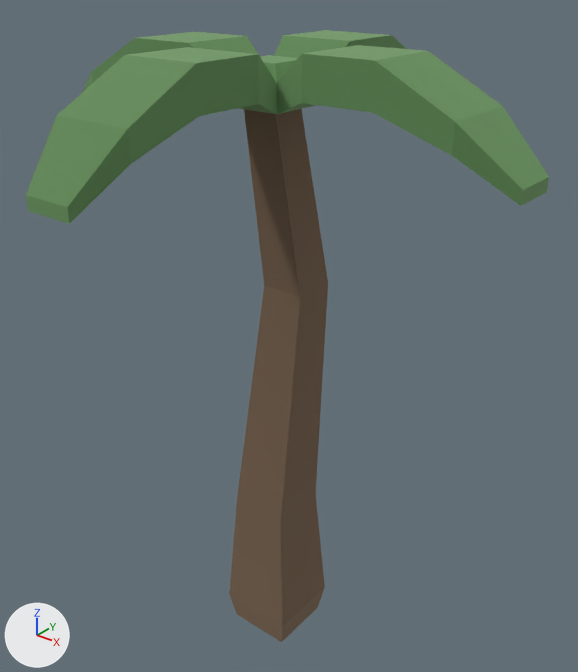
Two versions of the glTF model public/assets/models/flora/palm-a.glb, one commit apart.
The view is the same before and after, from a camera (50 mm lens) standing at (4.68, -5.63, 7.2) and looking at (0.0, 0.22, 3.57). Every picture has the same lights, and +X, +Y and +Z are marked at lower left. The first picture is the older version. Where no turn or scale is listed for an object, it has been applied to the vertices. Vertices at exactly the same position are counted once.

Objects in the first picture: 'tree_palmTall'.
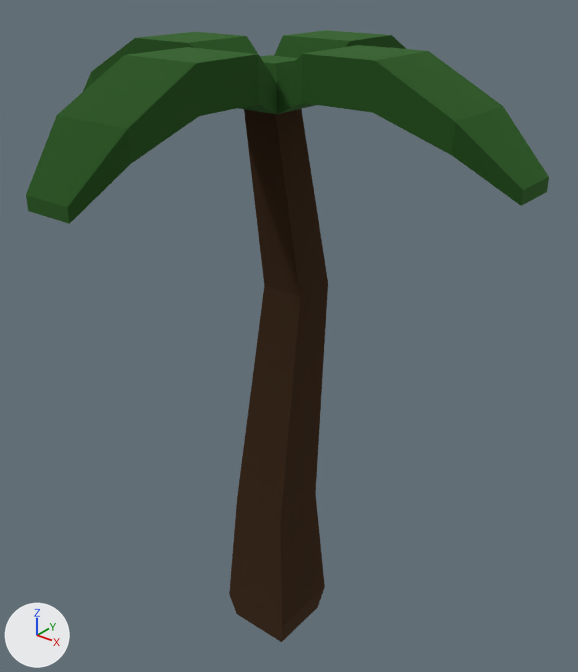
Changed parts and their boxes [x1, y1, x2, y2] in the pictures (578 x 672 px):
part 1 of me_mesh_tree_palmtall, recoloured (darker)
    both: [26, 30, 549, 224]
part 2 of me_mesh_tree_palmtall, recoloured (beige to brown)
    both: [229, 109, 328, 642]

The change, as a list of edits to the scene's bpy script:
```text
Change me_mesh_tree_palmtall:
    where me_mesh_tree_palmtall.from_pydata(...)  # 96 vertices, 190 faces; spans x -2.48..2.48, y -2.48..2.48, z -3.25..3.25
    used by ob_tree_palmtall; location = (0.0, -0.01, 3.2)
    me_mesh_tree_palmtall part 1: 156 faces centred in x -2.48..2.48, y -2.48..2.48, z 2.36..3.25 are repainted in the vertex colours; the middle colour goes from green #93ba88 to green #497d40
    me_mesh_tree_palmtall part 2: 34 faces centred in x -0.39..0.39, y -0.37..0.5, z -3.25..2.12 are repainted in the vertex colours; the middle colour goes from beige #a28d78 to brown #5c4532
```
